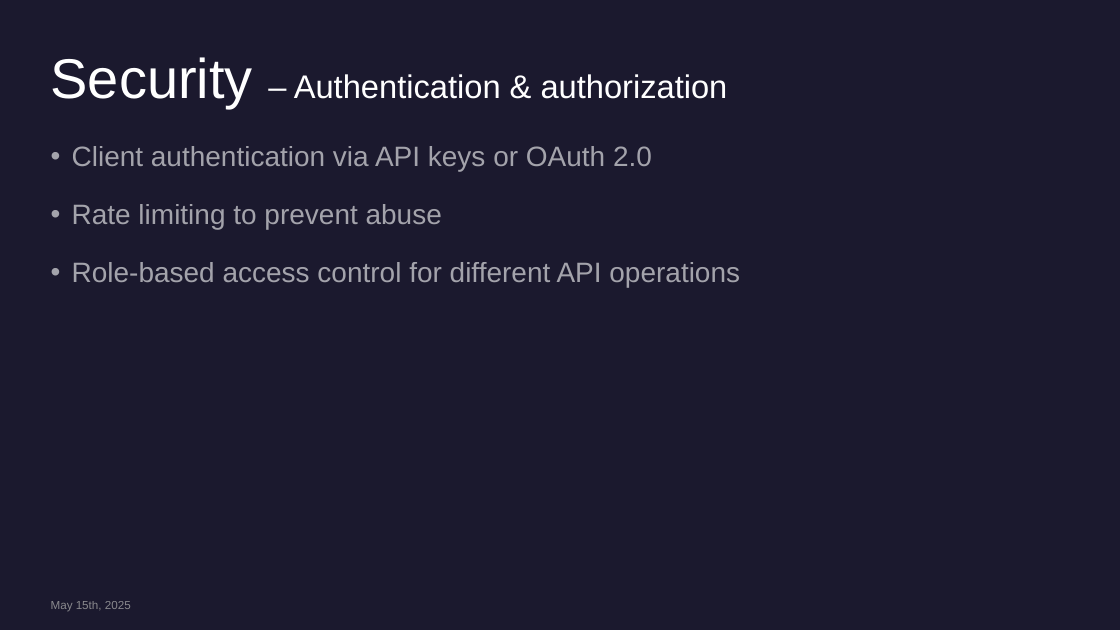
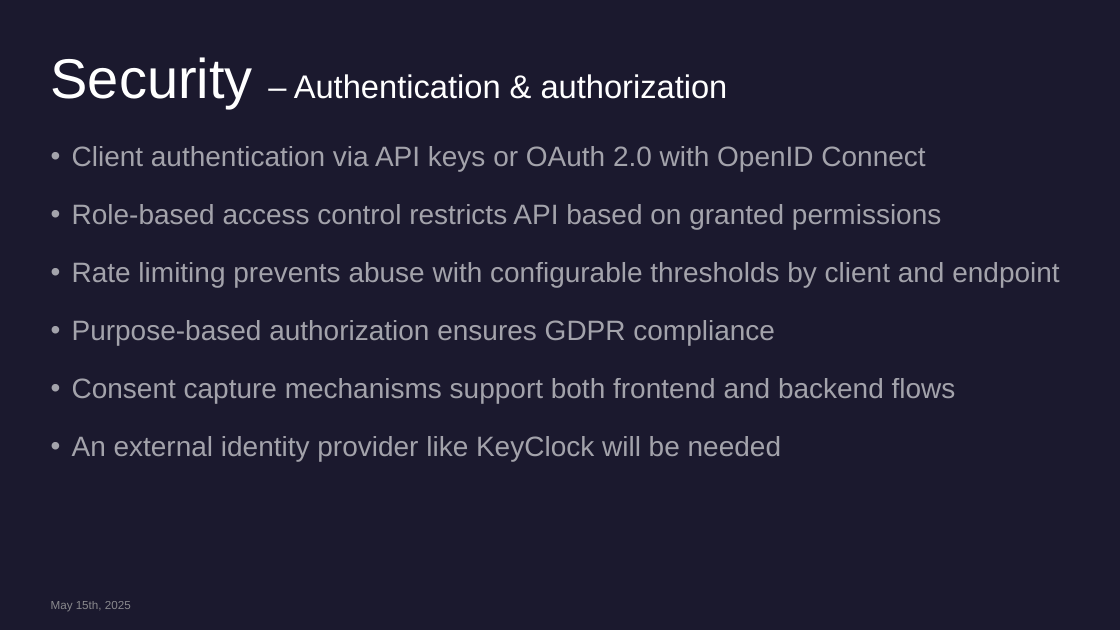
Before and after one commit to sergiosaraiva/number-verification-service, a slide deck: slide 22 of docs/Number Verification Microservice.pptx. Drawn at 1120x630 pixels with LibreOffice and Linux fonts; fonts in the diff are those of the drawing. Boxes give left, top, right and bottom in pixels: in the first picture for what was removed or moved away, otherwise in the second. Text is boxed around its words. In the diff, an @@ line names an element or a change of style, - is before the commit and + after.

```diff
--- a/docs/Number Verification Microservice.pptx
+++ b/docs/Number Verification Microservice.pptx
@@ text at box(72, 146, 1059, 461): text changed @@
-• Client authentication via API keys or OAuth 2.0
-• Rate limiting to prevent abuse
-• Role-based access control for different API operations
+• Client authentication via API keys or OAuth 2.0 with OpenID Connect
+• Role-based access control restricts API based on granted permissions
+• Rate limiting prevents abuse with configurable thresholds by client and endpoint
+• Purpose-based authorization ensures GDPR compliance
+• Consent capture mechanisms support both frontend and backend flows
+• An external identity provider like KeyClock will be needed
```
Also in this commit, not shown: 4 other slides changed, 1 slide removed, 1 other file.
